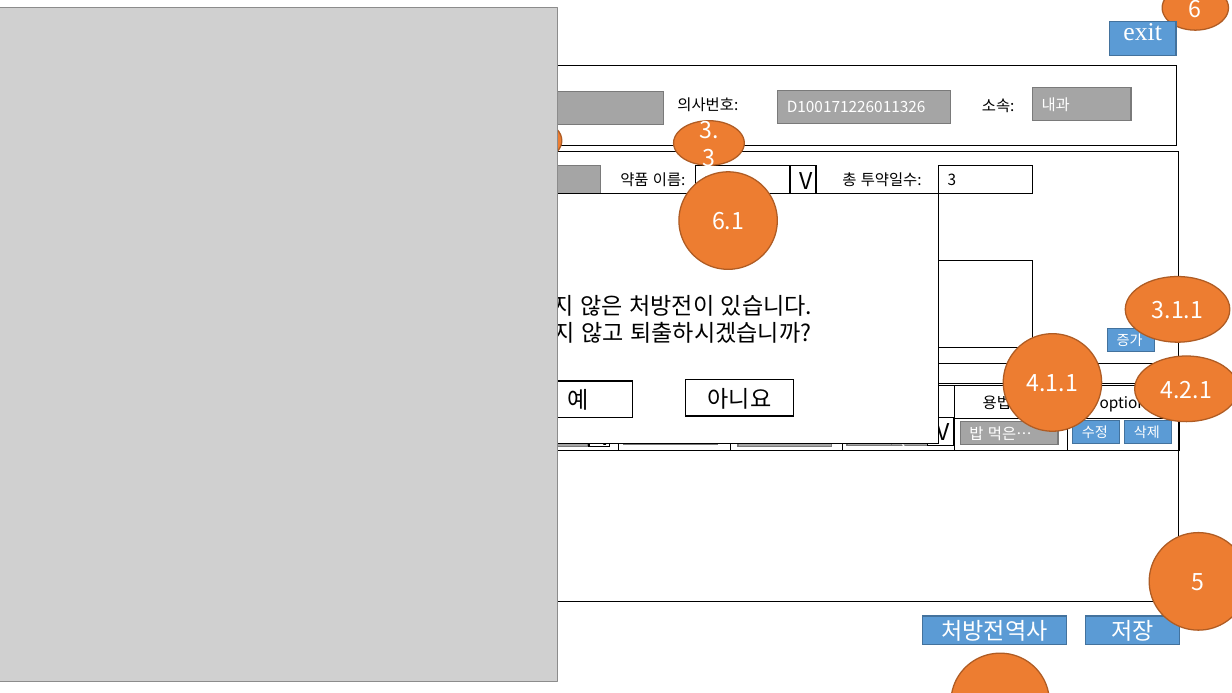
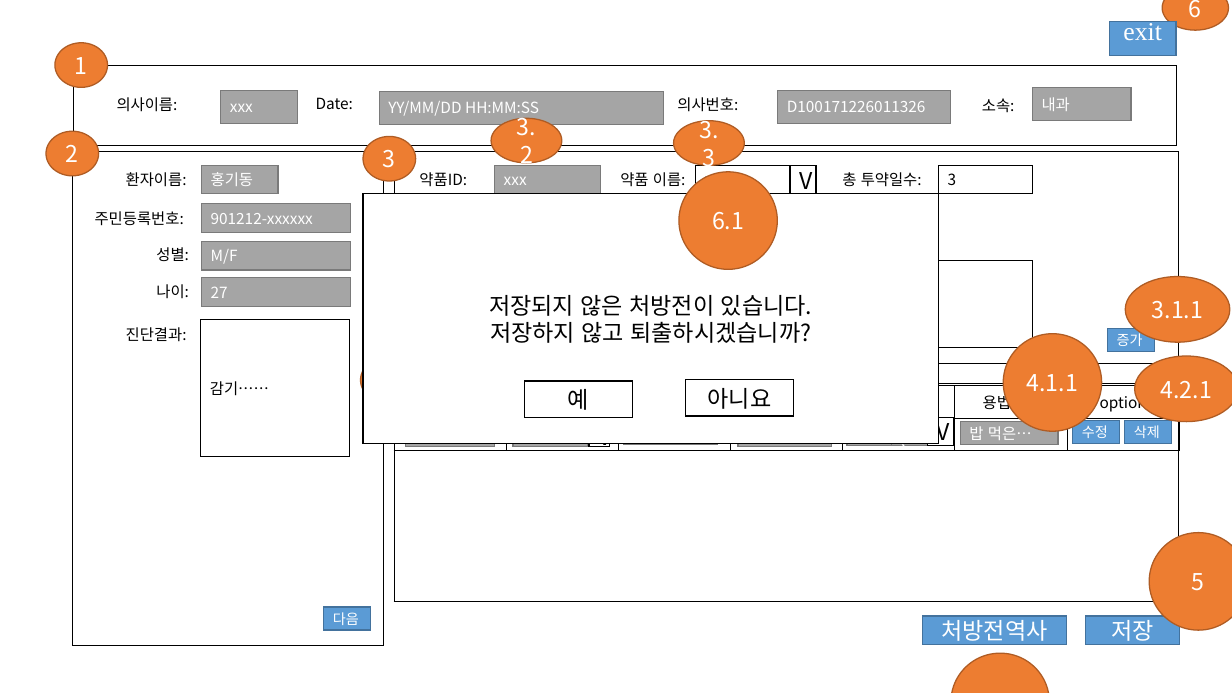
Before and after one commit to MRMRMRMayInternship/metarial, a slide deck: slide 7 of 프레젠테이션1.pptx. Drawn at 1232x693 pixels with LibreOffice and Linux fonts; fonts in the diff are those of the drawing; grey boxes stand for pictures; background and template pictures are left out. Boxes give left, top, right and bottom in pixels: in the first picture for what was removed or moved away, otherwise in the second. Text is boxed around its words. In the diff, an @@ line names an element or a change of style, - is before the commit and + after.

```diff
--- a/프레젠테이션1.pptx
+++ b/프레젠테이션1.pptx
@@ picture removed at box(0, 8, 557, 682) @@
@@ ellipse added at box(55, 43, 107, 87), fill #ED7D31, outline #AF5C24 1 pt, 18 pt, text #FFFFFF @@
+1
@@ text added at box(117, 97, 178, 112), 12 pt, text #000000 @@
+의사이름:
@@ rectangle added at box(221, 91, 298, 124), fill #A5A5A5, outline #7A7A7A 1 pt, 12 pt, text #FFFFFF @@
+xxx
@@ text added at box(316, 97, 353, 109), 12 pt, text #000000 @@
+Date:
@@ text in rectangle at box(388, 101, 539, 118): text added @@
+YY/MM/DD HH:MM:SS
@@ text in ellipse at box(517, 112, 536, 169): text added @@
+3.2
@@ ellipse added at box(46, 131, 99, 176), fill #ED7D31, outline #AF5C24 1 pt, 18 pt, text #FFFFFF @@
+2
@@ ellipse added at box(363, 137, 416, 181), fill #ED7D31, outline #AF5C24 1 pt, 18 pt, text #FFFFFF @@
+3
@@ table added at box(73, 152, 384, 646), 1 rows, 1 columns @@
+
@@ text added at box(126, 172, 187, 187), 12 pt, text #000000 @@
+환자이름:
@@ rectangle added at box(201, 165, 278, 193), fill #A5A5A5, outline #7A7A7A 1 pt, 12 pt, text #FFFFFF @@
+홍기동
@@ text added at box(419, 172, 467, 187), 12 pt, text #000000 @@
+약품ID:
@@ text in rectangle at box(504, 177, 527, 185): text added @@
+xxx
@@ rectangle added at box(201, 204, 350, 233), fill #A5A5A5, outline #7A7A7A 1 pt, 12 pt, text #FFFFFF @@
+901212-xxxxxx
@@ text added at box(95, 211, 184, 226), 12 pt, text #000000 @@
+주민등록번호:
@@ text added at box(156, 247, 189, 261), 12 pt, text #000000 @@
+성별:
@@ rectangle added at box(201, 241, 350, 270), fill #A5A5A5, outline #7A7A7A 1 pt, 12 pt, text #FFFFFF @@
+M/F
@@ text added at box(156, 284, 189, 298), 12 pt, text #000000 @@
+나이:
@@ rectangle added at box(201, 278, 350, 307), fill #A5A5A5, outline #7A7A7A 1 pt, 12 pt, text #FFFFFF @@
+27
@@ text added at box(126, 327, 187, 342), 12 pt, text #000000 @@
+진단결과:
@@ rectangle added at box(201, 319, 349, 457), fill #FFFFFF, outline #000000 1 pt, 12 pt, text #000000 @@
+감기……
@@ ellipse added at box(360, 358, 413, 402), fill #ED7D31, outline #AF5C24 1 pt, 18 pt, text #FFFFFF @@
+4
@@ table at box(395, 386, 1177, 451) @@
-row 1, column 4: 1일 투여횟수
+row 1, column 4: 1일 투약횟수
@@ rectangle added at box(406, 426, 494, 447), fill #A5A5A5, outline #7A7A7A 1 pt, 12 pt, text #FFFFFF @@
+xxx
@@ text in rectangle at box(522, 443, 545, 447): text added @@
+xxx
@@ rectangle added at box(323, 607, 371, 630), fill #5B9BD5, outline #43739E 1 pt, 11 pt, text #FFFFFF @@
+다음
```
Also in this commit, not shown: 11 other slides changed, 5 other files.
